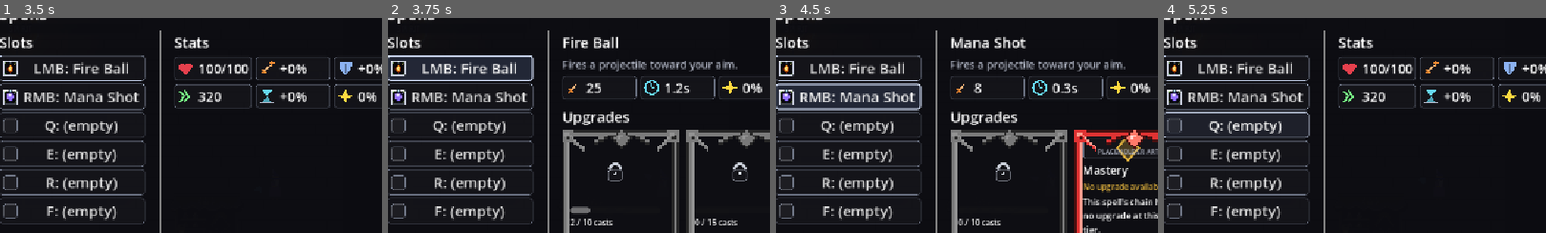
Above: before the commit, frames 1-4 (left to right).
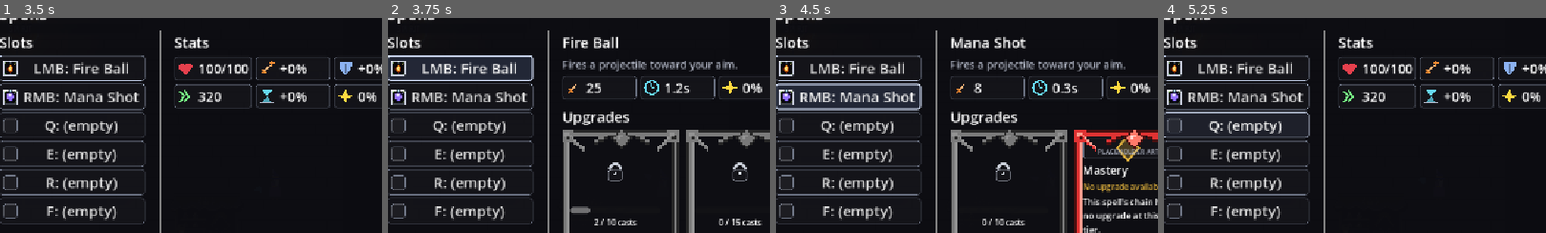
Above: after the commit, the same moments.

Repository: BestestGameStudio/gangU
Game: Godot game, scene res://game/core/main.tscn
Two runs of this game, one before a commit and one after it. Both use one fixed random seed, a clock stepped at 60 frames per second and the inputs below. Sound files missing from this copy of the repository are replaced by a short silence.
Inputs (mouse positions are % of the whole screen's width and height, from its top left):
- Up to frame 1 (3.5 s): tap Enter at 0.5 s; move the mouse to (72, 45) at 0.52 s; hold D (move_right) 0.53-1.25 s; hold Space (cast) 0.53-1.25 s; click (72, 45) at 0.67 s; tap Shift (dash) at 0.8 s; drag from (30, 55) to (32, 13) at 1.27 s; move the mouse to (60, 28) at 2.02 s; hold D (move_right) 2.03-2.75 s; hold Tab (equip_panel) 2.03-2.75 s; tap Space (cast) at 2.3 s; drag from (45, 70) to (7, 69) at 2.77 s
- Up to frame 2 (3.75 s): click "LMB: Fire Ball" at 3.5 s
- Up to frame 3 (4.5 s): click "RMB: Mana Shot" at 4.25 s
- Up to frame 4 (5.25 s): click "Q: (empty)" at 5 s
The pictures show only the part of the screen within x 14-64%, y 11-61%; the shares and areas given below are measured in that part.

Frame 1 is identical in both runs. In frame 2, 0.6% of the frame differs, in the area x 47-98%, y 93-97%; in frame 3, 0.3%; in frame 4, nothing differs.

Commit message:
Center cast counts and drop source names and upgrade tier tags

Diff:
--- a/game/ui/equip_panel.gd
+++ b/game/ui/equip_panel.gd
@@ -122,22 +122,8 @@
 	b.add_child(icon)
 	return icon
 
-## #38: compact ASCII tier suffix on upgrade-channel buttons only (lead UX
-## call: [S]/[M]/[G] for Specialization/Mastery/Signature, Base shows
-## nothing). Reads the upgrade's own tier when the provider exposes one;
-## providers without a tier field degrade to no suffix. Display-only.
-func _tier_suffix(upgrade: Variant) -> String:
-	match _upgrade_tier(upgrade):
-		1:
-			return " [S]"
-		2:
-			return " [M]"
-		3:
-			return " [G]"
-	return ""
-
 ## Tier the upgrade advances INTO (0 Base .. 3 Signature); 0 when the
-## provider exposes no tier. Shared by the [S]/[M]/[G] suffix and the #451
+## provider exposes no tier. Used by the #451
 ## card border.
 func _upgrade_tier(upgrade: Variant) -> int:
 	var tier: Variant = (upgrade as Resource).get(&"tier") if upgrade is Resource else null
@@ -451,7 +437,7 @@
 				description += "\n%s px | %s px/s" % [int(result.range), int(result.projectile_speed)]
 			if description.is_empty():
 				description = "Upgrade content is not available yet."
-			b.setup(str(_upgrade_field(upgrade, &"display_name")) + _tier_suffix(upgrade), description, item.state == "token")
+			b.setup(str(_upgrade_field(upgrade, &"display_name")), description, item.state == "token")
 			var pid: Variant = _upgrade_field(upgrade, &"id")
 			# Resolve the route again when pressed: live cast progress may have
 			# qualified this card since it was constructed, avoiding wasted tokens.
--- a/game/ui/upgrade_card.gd
+++ b/game/ui/upgrade_card.gd
@@ -105,6 +105,7 @@
 	_content.add_child(progress_bar)
 	progress_label = Label.new()
 	progress_label.name = "UnlockProgressText"
+	progress_label.horizontal_alignment = HORIZONTAL_ALIGNMENT_CENTER
 	progress_label.add_theme_font_size_override("font_size", 12)
 	progress_label.autowrap_mode = TextServer.AUTOWRAP_WORD_SMART
 	progress_label.visible = false
@@ -167,8 +168,6 @@
 	progress_bar.max_value = maxi(threshold, 1)
 	progress_bar.value = mini(casts, maxi(threshold, 0))
 	progress_label.text = "%d / %d casts" % [mini(casts, maxi(threshold, 0)), threshold]
-	if not _locked and not source_name.is_empty():
-		progress_label.text += " - " + source_name
 	match state:
 		"locked": action_label.text = "Locked" if prerequisite.is_empty() else "Locked - previous tier first"
 		"ready": action_label.text = "Choose upgrade"
--- a/tests/ui/test712_upgrade_menu.gd
+++ b/tests/ui/test712_upgrade_menu.gd
@@ -42,6 +42,8 @@
 	check(panel._upgrade_cards.all(func(card): return viewport_rect.encloses(card.get_global_rect())), "entire aspect-correct cards fit upgrade viewport")
 	check(panel._stats_box._grid.columns == 4, "four spell stats in one row")
 	check(panel._upgrade_cards.all(func(card): return card.find_child("CardContentScroll", true, false).mouse_filter == Control.MOUSE_FILTER_PASS), "card scroll accepts wheel and passes clicks to button")
+	check(panel._upgrade_cards.all(func(card): return card.progress_label.horizontal_alignment == HORIZONTAL_ALIGNMENT_CENTER), "progress text centered")
+	check(panel._upgrade_cards.all(func(card): return not card.name_label.text.contains("[S]") and not card.name_label.text.contains("[M]") and not card.name_label.text.contains("[G]")), "upgrade names omit tier suffixes")
 	var plate_size := panel._plate.size
 	panel._on_slot_pressed(2)
 	await tick()
@@ -62,6 +64,7 @@
 	for i in 5: caster.spell_cast.emit(water)
 	check(progress.upgrade_menu(water)[0].state == "ready", "cast gate takes precedence over token")
 	check(panel._upgrade_cards[0].name_label.visible and panel._upgrade_cards[0].description_label.visible and panel._upgrade_cards[0].action_label.visible and panel._upgrade_cards[0]._frame.material == null, "ready card restores details and tier border")
+	check(panel._upgrade_cards[0].progress_label.text == "10 / 10 casts", "ready progress omits source name")
 	panel._upgrade_cards[0].pressed.emit()
 	await tick()
 	check(caster.get_slots()[2] == chain[0].result_spell, "click replaces only the next spell")
